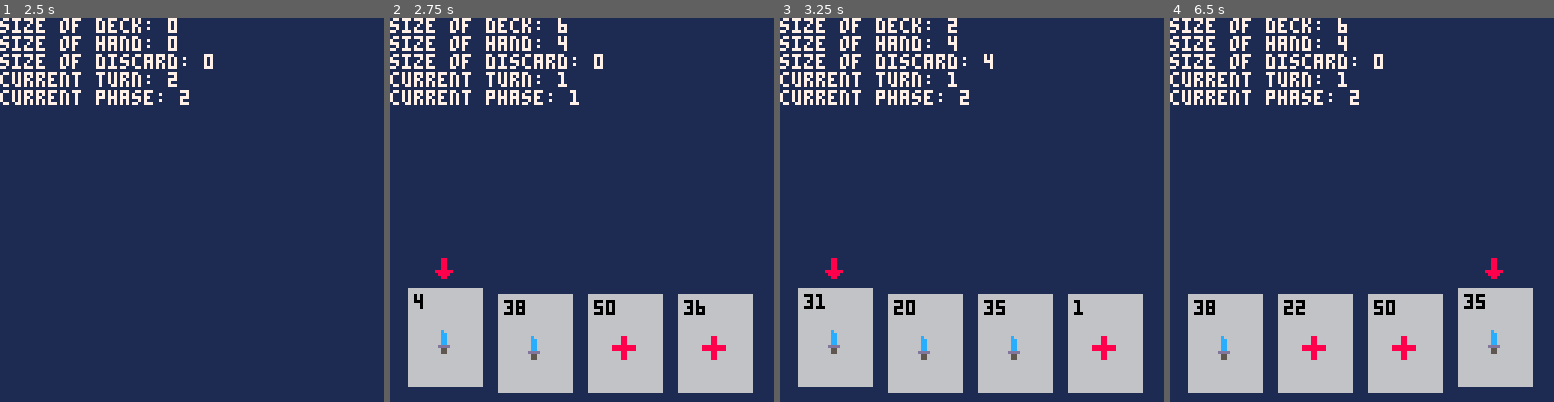
Above: before the commit, frames 1-4 (left to right).
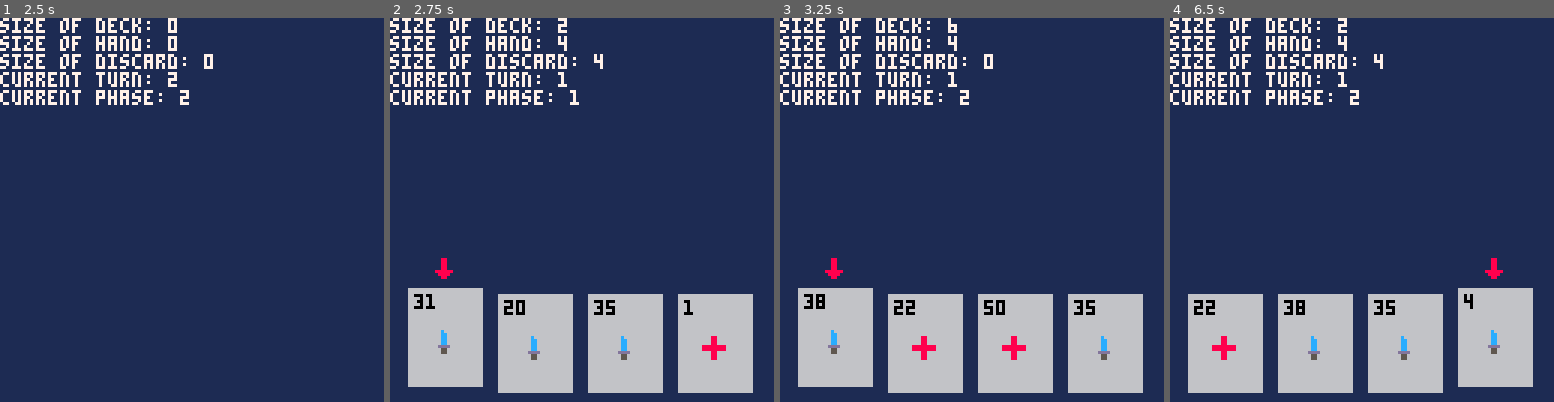
Above: after the commit, the same moments.

Repository: camden/minidom
Game: PICO-8 cartridge dom.p8
The game is run twice, just before and just after one commit, with the same random seed, the same clock (stepped at 60 frames per second) and the same inputs.
Inputs:
- Up to frame 1 (2.5 s): tap X (X key) at 0.33, 1.07, 1.85 s; tap O (Z key) at 0.7, 1.7, 2.1 s; hold Right 1.6-2.1 s; hold Right from 2.47 s (still down)
- Up to frame 2 (2.75 s): keep holding Right; tap O (Z key) at 2.5 s
- Up to frame 3 (3.25 s): tap O (Z key) at 2.9 s; tap X (X key) at 2.97 s; release Right at 3.03 s; hold Left from 3.08 s (still down)
- Up to frame 4 (6.5 s): tap O (Z key) every 0.4 s from 3.3 to 6.1 s; release Left at 3.58 s; hold Right 4.02-4.68 s; tap X (X key) at 4.08, 5.2, 6.32 s; hold Left 5.08-5.68 s; hold Right from 6.08 s (still down)

Frame 1 is identical in both runs. In frame 2, 0.5% of the frame differs, in the area x 6-83%, y 0-90%; in frame 3, 0.8%, in the area x 9-88%, y 0-90%; in frame 4, 0.8%.

Commit message:
basic phase stuff

Diff:
--- a/dom.p8
+++ b/dom.p8
@@ -1,6 +1,17 @@
 pico-8 cartridge // http://www.pico-8.com
 version 14
 __lua__
+
+--[[
+
+A turn consists of the following sequence:
+- Perform actions
+- Buy cards
+- Discard whole hand
+- Draw 4 new cards
+- Pass turn to next player
+
+--]]
 
 -- constants
 max_hand_size = 4
@@ -97,14 +108,17 @@
 function advance()
   current_phase = nextidx(current_phase, 2)
   if current_phase == 1 then
-    local last_turn = current_turn
+    -- current phase is 1, so it's the next player's turn
+    -- so we perform "cleanup" for the last player
+    perform_cleanup()
+
     current_turn = nextidx(current_turn, num_players)
-    changed_turn(last_turn, current_turn)
-  end
-end
-
-function changed_turn(from, to)
-
+  end
+end
+
+function perform_cleanup()
+  discard_hand()
+  draw_cards_from_deck()
 end
 
 function put_cards_in_deck()
